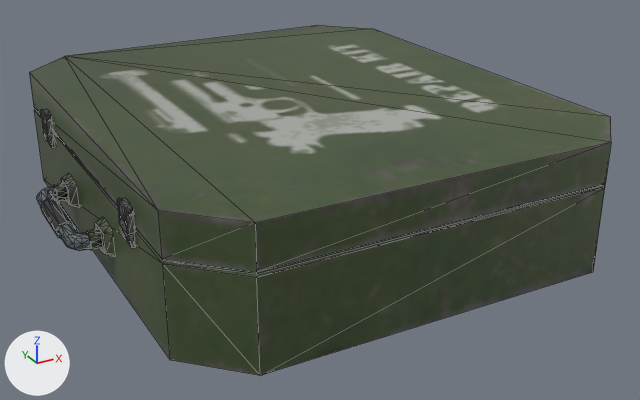
Renders of the FBX model HFO/Contents/mods/HFO/media/models_X/WorldItems/FirearmRepairKit.fbx from each side of a commit.
Before and after are seen from a camera (50 mm lens) standing at (-0.00164, -0.00315, 0.00161) and looking at (0.00003, -0.0001, 0.00008). The lights are fixed; the arrows at lower left show +X, +Y and +Z. Mesh edges are drawn as thin lines. Where no turn or scale is listed for an object, it has been applied to the vertices.

Objects in the first picture: 'FirearmsRepairKit'.
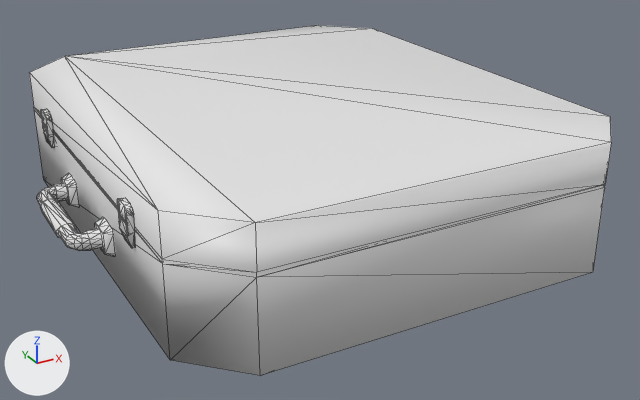
What the commit changed:
me_firearmsrepairkit is used by ob_firearmsrepairkit; location (0.0, 0.0, 0.0).
me_firearmsrepairkit had 473 vertices, 885 faces and spanned x -0.00107..0.00095, y -0.00104..0.00112, z 0.0..0.00052.
me_firearmsrepairkit now has 408 vertices, 763 faces and spans x -0.00107..0.00095, y -0.00104..0.00112, z 0.0..0.00052.
me_firearmsrepairkit part 1: 5 vertices moved within x -0.00091..0.0007, y -0.00083..0.00112, z 0.00035..0.00041; 47 vertices removed from x -0.00106..0.00091, y -0.00104..0.00112, z 0.00014..0.00042.
me_firearmsrepairkit part 2: 2 vertices moved within x -0.00092, y 0.00052..0.00065, z 0.00042; 18 vertices removed from x -0.00094..-0.00091, y 0.00052..0.00065, z 0.00027..0.00042.
me_firearmsrepairkit part 3: 490 faces spanning x -0.00107..0.00095, y -0.00104..0.00112, z 0.0..0.00052 switch from mat_firearmsrepairkit (picture img_firearmrepairkit_png) to no material.

Pixel boxes (x1, y1, x2, y2) of what changed, in the pictures (640 x 400 px):
part 1 of me_firearmsrepairkit, cut back: before (34, 109, 605, 375); after (34, 108, 257, 360)
part 2 of me_firearmsrepairkit, cut back: before (43, 116, 53, 148); after (47, 116, 52, 121)
part 3 of me_firearmsrepairkit, recoloured (green to white): (29, 25, 611, 321) in both
